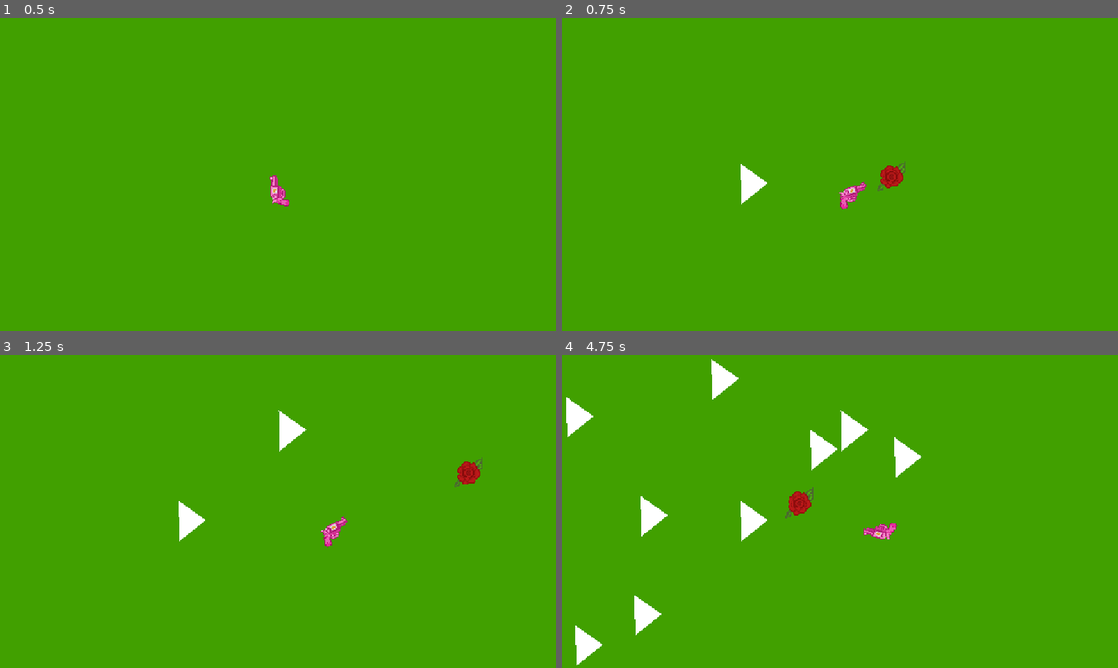
Above: before the commit, frames 1-4 (two rows, left to right).
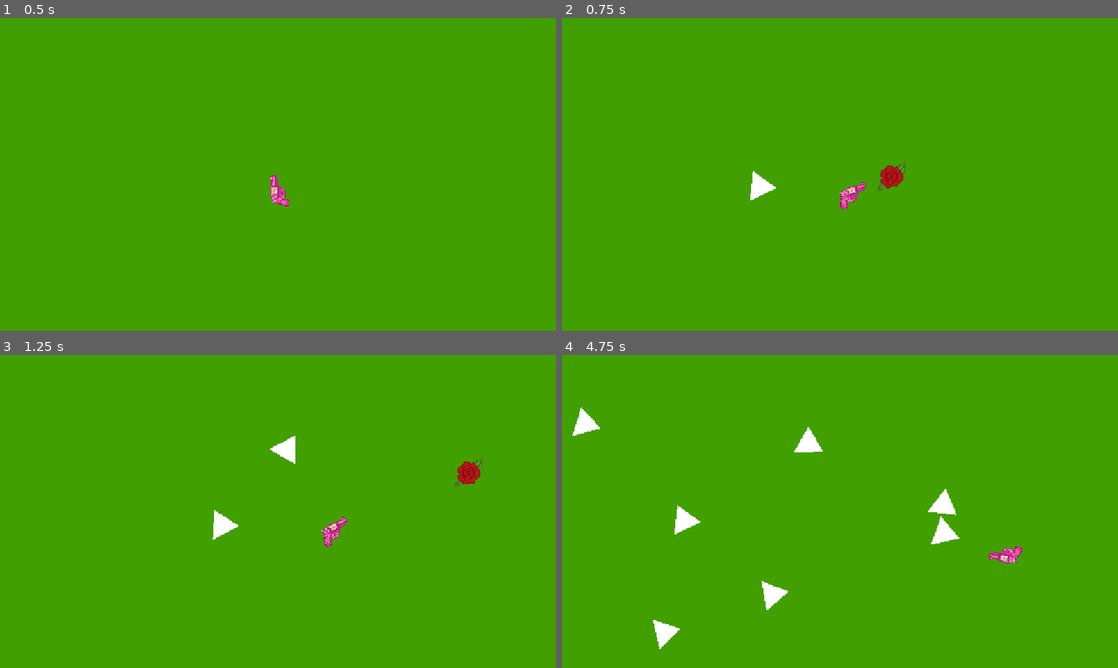
Above: after the commit, the same moments.

Repository: kazziecore/flower-shooter-game
Game: Godot game, scene res://scenes/game.tscn
The game is run twice, just before and just after one commit, with the same random seed, the same clock (stepped at 60 frames per second) and the same inputs.
Inputs (mouse positions are in pixels of both pictures, inside the frame that each line leads up to):
- Up to frame 1 (0.5 s): no input
- Up to frame 2 (0.75 s): tap Enter at 0.5 s; move the mouse to (962, 158) at 0.52 s; hold D (right) from 0.53 s (still down); click (962, 158) at 0.6 s
- Up to frame 3 (1.25 s): keep holding D (right)
- Up to frame 4 (4.75 s): move the mouse to (728, 527) at 1.27 s; release D (right) at 1.28 s; hold S (down) 1.28-2.03 s; click (728, 527) at 1.35 s; move the mouse to (895, 442) at 2.02 s; hold D (right) 2.03-2.78 s; click (895, 442) at 2.1 s; move the mouse to (812, 574) at 2.77 s; hold W (up) 2.78-3.53 s; click (812, 574) at 2.85 s; move the mouse to (1006, 558) at 3.52 s; hold A (left) from 3.53 s (still down); click (1006, 558) at 3.6 s; move the mouse to (673, 464) at 4.27 s; click (673, 464) at 4.35 s

Frame 1 is identical in both runs. In frame 2, 0.3% of the frame differs, in the area x 32-39%, y 46-60%; in frame 3, 1.0%; in frame 4, 4.6%, in the area x 0-83%, y 1-100%.

Commit message:
I FIXED IT MUAHAHAHA

Diff:
--- a/flower-shooter-game/scenes/bullet.tscn
+++ b/flower-shooter-game/scenes/bullet.tscn
@@ -4,6 +4,7 @@
 [ext_resource type="Texture2D" uid="uid://bpemaxnmlifxg" path="res://assets/Flower Bullets-export.png" id="2_l5glv"]
 
 [sub_resource type="CircleShape2D" id="CircleShape2D_eoqba"]
+radius = 7.60626
 
 [node name="bullet" type="Area2D"]
 script = ExtResource("1_y25gk")
--- a/flower-shooter-game/scenes/enemy.tscn
+++ b/flower-shooter-game/scenes/enemy.tscn
@@ -2,15 +2,18 @@
 
 [ext_resource type="Script" uid="uid://dtd5h5tic7gqn" path="res://scripts/enemy.gd" id="1_md0e3"]
 
-[sub_resource type="RectangleShape2D" id="RectangleShape2D_md0e3"]
-size = Vector2(51, 82)
+[sub_resource type="CircleShape2D" id="CircleShape2D_7p1mj"]
+radius = 18.0
 
 [node name="enemy" type="CharacterBody2D" groups=["enemies"]]
 script = ExtResource("1_md0e3")
 
+[node name="Polygon2D" type="Polygon2D" parent="."]
+position = Vector2(0, 2)
+scale = Vector2(0.912281, 0.75)
+texture_scale = Vector2(0.555, 0.555)
+polygon = PackedVector2Array(1, -43, 1.09615, 40, 58, -3)
+
 [node name="CollisionShape2D" type="CollisionShape2D" parent="."]
-position = Vector2(24.5, 0)
-shape = SubResource("RectangleShape2D_md0e3")
-
-[node name="Polygon2D" type="Polygon2D" parent="."]
-polygon = PackedVector2Array(1, -43, 3, 41, 58, -3)
+position = Vector2(19, 0)
+shape = SubResource("CircleShape2D_7p1mj")
--- a/flower-shooter-game/scenes/game.gd
+++ b/flower-shooter-game/scenes/game.gd
@@ -1,7 +1,7 @@
 extends Node2D
 
 var enemy_scene = preload("res://scenes/enemy.tscn")
-@onready var player = $player
+@onready var player = $"."
 
 func _on_timer_timeout() -> void:
 	var enemy = enemy_scene.instantiate()
--- a/flower-shooter-game/scripts/bullet.gd
+++ b/flower-shooter-game/scripts/bullet.gd
@@ -3,7 +3,7 @@
 var direction : Vector2
 const speed = 10
 
-func _physics_process(delta: float) -> void:
+func _physics_process(_delta: float) -> void:
 	global_position += direction * speed
 
 
@@ -15,5 +15,5 @@
 
 func _on_body_entered(body: Node2D) -> void:
 	if body.is_in_group("enemies"):
-		body.queue_free
+		body.queue_free()
 		queue_free()
--- a/flower-shooter-game/scripts/enemy.gd
+++ b/flower-shooter-game/scripts/enemy.gd
@@ -1,10 +1,10 @@
 extends CharacterBody2D
 
-@onready var player = $"."
+@onready var player = $/root/Game/player
 
 const speed = 100
 
-func _physics_process(delta: float) -> void:
+func _physics_process(_delta: float) -> void:
 	velocity = (player.global_position - global_position).normalized() * speed
 
 	look_at(player.global_position)
--- a/flower-shooter-game/scripts/player.gd
+++ b/flower-shooter-game/scripts/player.gd
@@ -4,7 +4,7 @@
 const speed = 200
 @onready var shooty_part = $shootypart
 
-func _physics_process(delta: float) -> void:
+func _physics_process(_delta: float) -> void:
 	look_at(get_global_mouse_position())
 
 	velocity.x = Input.get_axis("left", "right") * speed
